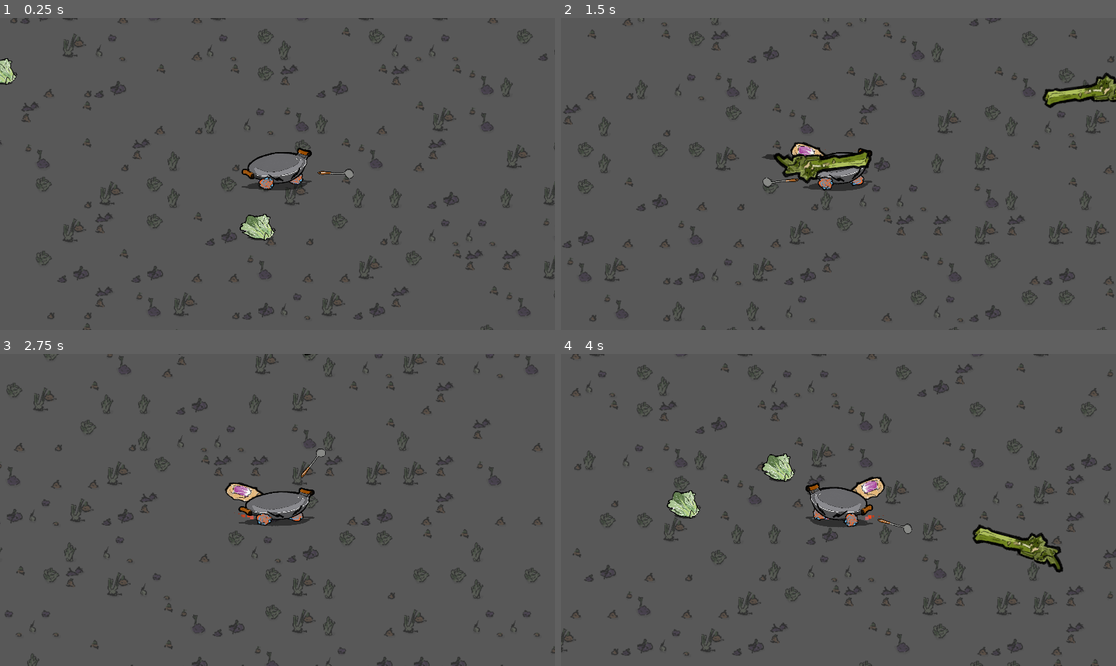
Above: before the commit, frames 1-4 (two rows, left to right).
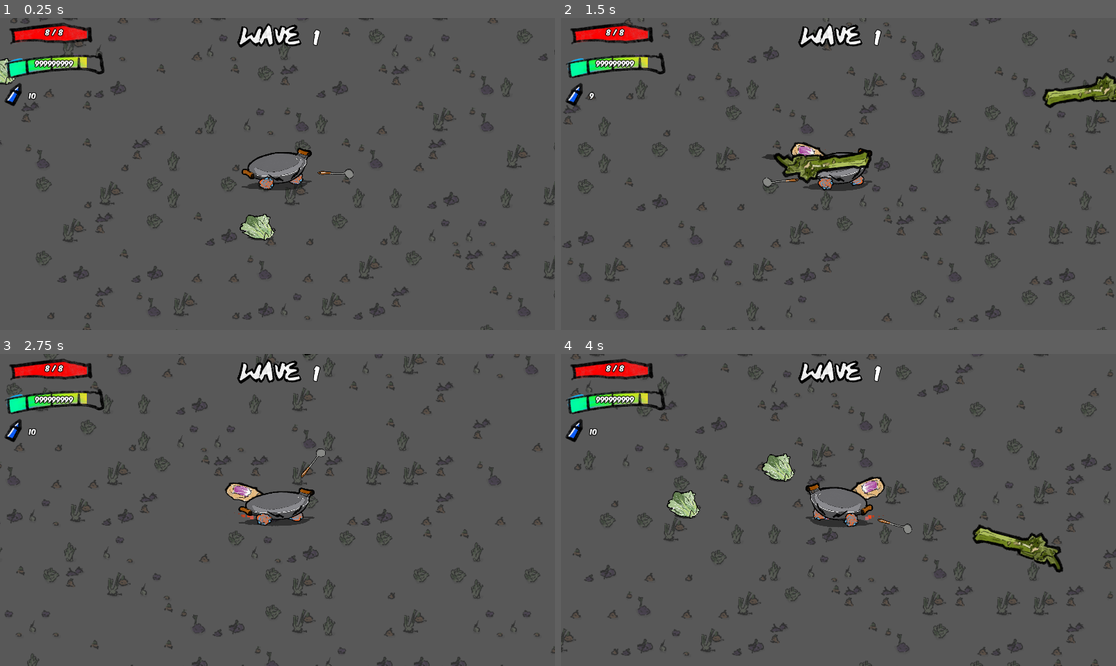
Above: after the commit, the same moments.

Repository: sdotyxz/playground_godot
Game: Godot game, scene res://main.tscn
The game is run twice, just before and just after one commit, with the same random seed, the same clock (stepped at 60 frames per second) and the same inputs. The engine's default icon, where the game draws it, is replaced by a stand-in: a white triangle on a blue panel in a dark square.
Inputs (mouse positions are in pixels of both pictures, inside the frame that each line leads up to):
- Up to frame 1 (0.25 s): no input
- Up to frame 2 (1.5 s): move the mouse to (960, 158) at 0.52 s; hold D (move_right) 0.53-1.28 s; hold R (Key_R) 0.53-1.28 s; click (960, 158) at 0.67 s; move the mouse to (727, 189) at 1.27 s; hold S (move_down) from 1.28 s (still down); tap R (Key_R) at 1.35 s; click (727, 189) at 1.42 s
- Up to frame 3 (2.75 s): move the mouse to (333, 441) at 2.02 s; release S (move_down) at 2.03 s; hold D (move_right) from 2.03 s (still down); hold R (Key_R) from 2.03 s (still down); click (333, 441) at 2.17 s
- Up to frame 4 (4 s): move the mouse to (810, 572) at 2.77 s; release D (move_right) at 2.78 s; release R (Key_R) at 2.78 s; hold W (move_up) 2.78-3.53 s; tap R (Key_R) at 2.85 s; click (810, 572) at 2.92 s; move the mouse to (1005, 556) at 3.52 s; hold A (move_left) from 3.53 s (still down); hold R (Key_R) from 3.53 s (still down); click (1005, 556) at 3.67 s

The runs differ from the first frame. In frame 1, 2.4% of the frame differs, in the area x 0-58%, y 1-29%; in frame 2, 2.4%; in frame 3, 2.4%; in frame 4, 2.4%.

Commit message:
hud, endless wave

Diff:
--- a/Game/entities/units/player/player.gd
+++ b/Game/entities/units/player/player.gd
@@ -20,8 +20,10 @@
 var VISIBLE_COLOR : Color = Color(1, 1, 1, 1)
 var INVISIBLE_COLOR : Color = Color(1, 1, 1, 0)
 
+#var cur_weapon : Weapon = null
+
 func _ready()->void :
-	add_weapon(default_weapon_data)
+	#cur_weapon = add_weapon(default_weapon_data)
 	super._ready()
 
 func get_remote_transform()->RemoteTransform2D:
@@ -53,12 +55,14 @@
 	elif animation_player_.current_animation == "move" and movement == Vector2.ZERO:
 		animation_player_.play("idle")
 
-func add_weapon(weapon:WeaponData)->void:
+func equip_weapon() -> Weapon :
+	return add_weapon(default_weapon_data)
+
+func add_weapon(weapon:WeaponData)-> Weapon:
 	var instance = weapon.scene.instantiate()
 	weapons_container_.add_child(instance)
 	instance.global_position = position
-	pass
-
+	return instance
 
 func _on_item_attract_area_area_entered(area):
 	var is_item = area is Item
--- a/Game/global/wave_manager.gd
+++ b/Game/global/wave_manager.gd
@@ -2,6 +2,7 @@
 extends Node
 
 signal group_spawn_timing_reached(group_id:String)
+signal wave_started(wave_index:int)
 
 @onready var wave_timer_ : Timer = $WaveTimer
 
@@ -14,27 +15,39 @@
 func init(difficulty:int):
 	current_difficulty_ = difficulty
 	current_wave_index_ = 0
-	var waves : Array = ConfigService.get_wave_configs(current_difficulty_)
-	if waves.size() > 0:
-		var current_wave = waves[current_wave_index_]
-		current_wave_id = current_wave.id
-		wave_timer_.start(current_wave.duration)
+	start_wave()
 
 func _physics_process(delta):
+	if wave_timer_.is_stopped():
+		return
+
 	var time_left = wave_timer_.time_left as int
 	if time_left != last_time_checked_ :
+		print("time_left ", time_left)
 		last_time_checked_ = time_left
 		var groups = ConfigService.get_group_configs(current_wave_id)
 		var cur_time = wave_timer_.wait_time - wave_timer_.time_left
 		for group in groups:
-			if group.timing > cur_time:
+			if group.timing >= cur_time:
 				if cur_time > next_spawn_time_:
+					print("group_spawn_timing_reached ", group.id)
 					emit_signal("group_spawn_timing_reached", group.id)
 					next_spawn_time_ = cur_time + group.interval
 				break
 
+func start_wave():
+	last_time_checked_ = 0
+	next_spawn_time_ = 0
+	var waves : Array = ConfigService.get_wave_configs(current_difficulty_)
+	if waves.size() > 0:
+		var wave_index = clampi(current_wave_index_, 0, waves.size() - 1)
+		var current_wave = waves[wave_index]
+		current_wave_id = current_wave.id
+		wave_timer_.start(current_wave.duration)
+		emit_signal("wave_started", current_wave_index_)
 
 func _on_wave_timer_timeout():
 	print("Current Wave End")
-	# Next Wave
+	current_wave_index_ += 1
+	start_wave()
 	pass # Replace with function body.
--- a/Game/main.gd
+++ b/Game/main.gd
@@ -7,6 +7,10 @@
 @onready var entities_container_ = $Enitties
 @onready var items_container_ = $Items
 @onready var wave_manager_ = $WaveManager as WaveManager
+
+#ui
+@onready var wave_label = $UI/MarginContainer/VBoxContainer/HBoxContainer/WaveLabel as Label
+@onready var ammo_label = $UI/MarginContainer/LifeContainer/HBoxContainer/AmmoLabel as Label
 
 const EDGE_SIZE = 96
 const MAP_WIDTH = 30
@@ -46,17 +50,14 @@
 	camera_.limit_bottom = max_pos.y + EDGE_SIZE
 	camera_.limit_top = min_pos.y - EDGE_SIZE * 2
 
-# Called every frame. 'delta' is the elapsed time since the previous frame.
-func _process(delta):
-	pass
-
-
 func _on_entity_spawner_player_spawned(player:Player):
 	player.get_remote_transform().remote_path = camera_.get_path()
 	player_ = player
 	player_.connect("player_gold_changed", on_player_gold_changed)
+	var weapon = player.equip_weapon()
+	weapon.connect("ammo_changed", on_player_ammo_changed)
+	weapon.reload()
 	pass # Replace with function body.
-
 
 func _on_wave_manager_group_spawn_timing_reached(group_id):
 	entity_spawner_.spawn_enemy_group(group_id)
@@ -80,3 +81,11 @@
 
 func on_player_gold_changed(new_value):
 	print("on_player_gold_changed : ", new_value)
+
+func _on_wave_manager_wave_started(wave_index):
+	var index : int = wave_index + 1
+	wave_label.text = "%d" % index
+	pass # Replace with function body.
+
+func on_player_ammo_changed(ammo):
+	ammo_label.text = "%d" % ammo
--- a/Game/main.tscn
+++ b/Game/main.tscn
@@ -10,6 +10,20 @@
 [ext_resource type="Script" path="res://my_tile_map_limits.gd" id="7_rhcda"]
 [ext_resource type="PackedScene" uid="uid://dao01kag4p3if" path="res://entities/units/enemies/enemy.tscn" id="8_8u1bm"]
 [ext_resource type="PackedScene" uid="uid://dgtn5rvxrewky" path="res://wave_manager.tscn" id="10_6c8k2"]
+[ext_resource type="Texture2D" uid="uid://82gtppf32b5h" path="res://ui/hud/hp_bar_cover.png" id="11_qvi0d"]
+[ext_resource type="Texture2D" uid="uid://d25wrqq16idrh" path="res://ui/hud/hp_bar_fill.png" id="12_craqw"]
+[ext_resource type="FontFile" uid="uid://djahgvhbiwjws" path="res://resources/fonts/komika_axis/KOMIKAX_.ttf" id="13_fhpti"]
+[ext_resource type="Texture2D" uid="uid://ru76f7igc031" path="res://ui/hud/overload_bar_cover.png" id="13_vwpih"]
+[ext_resource type="Texture2D" uid="uid://jln4rijmrron" path="res://ui/hud/overload_bar_fill.png" id="14_1oiyy"]
+[ext_resource type="Texture2D" uid="uid://b1js1c6dpad2l" path="res://ui/hud/bullet.png" id="16_sy2bd"]
+[ext_resource type="Texture2D" uid="uid://hy7s3f1r8xbt" path="res://ui/hud/wave.png" id="17_wl6vj"]
+
+[sub_resource type="Gradient" id="Gradient_2kgl5"]
+colors = PackedColorArray(0, 0, 0, 1, 1, 0.57971, 0.322434, 1)
+
+[sub_resource type="GradientTexture1D" id="GradientTexture1D_omkhf"]
+gradient = SubResource("Gradient_2kgl5")
+width = 1920
 
 [sub_resource type="TileSetAtlasSource" id="TileSetAtlasSource_5fnsd"]
 texture = ExtResource("1_3b4bx")
@@ -31,8 +45,31 @@
 tile_size = Vector2i(64, 64)
 sources/0 = SubResource("TileSetAtlasSource_5fnsd")
 
+[sub_resource type="LabelSettings" id="LabelSettings_kjgvo"]
+font = ExtResource("13_fhpti")
+font_size = 24
+outline_size = 10
+outline_color = Color(0, 0, 0, 1)
+
+[sub_resource type="LabelSettings" id="LabelSettings_1pqeu"]
+font = ExtResource("13_fhpti")
+font_size = 60
+outline_size = 10
+outline_color = Color(0, 0, 0, 1)
+
 [node name="Main" type="Node"]
 script = ExtResource("1_ug8yj")
+
+[node name="CanvasLayer" type="CanvasLayer" parent="."]
+layer = -10
+
+[node name="TextureRect" type="TextureRect" parent="CanvasLayer"]
+offset_left = 2020.0
+offset_top = -956.0
+offset_right = 4896.0
+offset_bottom = 1927.0
+rotation = 1.5708
+texture = SubResource("GradientTexture1D_omkhf")
 
 [node name="TileMap" type="TileMap" parent="."]
 tile_set = SubResource("TileSet_7p2ac")
@@ -75,6 +112,109 @@
 
 [node name="WaveManager" parent="." instance=ExtResource("10_6c8k2")]
 
+[node name="UI" type="CanvasLayer" parent="."]
+layer = 2
+
+[node name="MarginContainer" type="MarginContainer" parent="UI"]
+custom_minimum_size = Vector2(0, 300)
+anchors_preset = 10
+anchor_right = 1.0
+offset_bottom = 414.0
+grow_horizontal = 2
+
+[node name="LifeContainer" type="VBoxContainer" parent="UI/MarginContainer"]
+layout_mode = 2
+
+[node name="UILifeBar" type="TextureProgressBar" parent="UI/MarginContainer/LifeContainer"]
+layout_mode = 2
+size_flags_horizontal = 0
+value = 80.0
+stretch_margin_left = 125
+texture_over = ExtResource("11_qvi0d")
+texture_progress = ExtResource("12_craqw")
+
+[node name="MarginContainer" type="MarginContainer" parent="UI/MarginContainer/LifeContainer/UILifeBar"]
+layout_mode = 1
+anchors_preset = 15
+anchor_right = 1.0
+anchor_bottom = 1.0
+offset_top = -10.0
+offset_bottom = -10.0
+grow_horizontal = 2
+grow_vertical = 2
+
+[node name="LifeLabel" type="Label" parent="UI/MarginContainer/LifeContainer/UILifeBar/MarginContainer"]
+layout_mode = 2
+text = "8 / 8"
+label_settings = SubResource("LabelSettings_kjgvo")
+horizontal_alignment = 1
+vertical_alignment = 1
+uppercase = true
+
+[node name="GoldBar" type="TextureProgressBar" parent="UI/MarginContainer/LifeContainer"]
+layout_mode = 2
+size_flags_horizontal = 0
+value = 80.0
+texture_over = ExtResource("13_vwpih")
+texture_progress = ExtResource("14_1oiyy")
+
+[node name="MarginContainer" type="MarginContainer" parent="UI/MarginContainer/LifeContainer/GoldBar"]
+layout_mode = 1
+anchors_preset = 15
+anchor_right = 1.0
+anchor_bottom = 1.0
+offset_top = -10.0
+offset_bottom = -10.0
+grow_horizontal = 2
+grow_vertical = 2
+
+[node name="GoldLabel" type="Label" parent="UI/MarginContainer/LifeContainer/GoldBar/MarginContainer"]
+layout_mode = 2
+text = "999999999"
+label_settings = SubResource("LabelSettings_kjgvo")
+horizontal_alignment = 1
+vertical_alignment = 1
+uppercase = true
+
+[node name="HBoxContainer" type="HBoxContainer" parent="UI/MarginContainer/LifeContainer"]
+custom_minimum_size = Vector2(0, 100)
+layout_mode = 2
+size_flags_horizontal = 0
+
+[node name="TextureRect" type="TextureRect" parent="UI/MarginContainer/LifeContainer/HBoxContainer"]
+layout_mode = 2
+texture = ExtResource("16_sy2bd")
+
+[node name="AmmoLabel" type="Label" parent="UI/MarginContainer/LifeContainer/HBoxContainer"]
+layout_mode = 2
+text = "999
+"
+label_settings = SubResource("LabelSettings_kjgvo")
+horizontal_alignment = 1
+vertical_alignment = 1
+uppercase = true
+
+[node name="VBoxContainer" type="VBoxContainer" parent="UI/MarginContainer"]
+layout_mode = 2
+
+[node name="HBoxContainer" type="HBoxContainer" parent="UI/MarginContainer/VBoxContainer"]
+layout_mode = 2
+alignment = 1
+
+[node name="TextureRect" type="TextureRect" parent="UI/MarginContainer/VBoxContainer/HBoxContainer"]
+layout_mode = 2
+texture = ExtResource("17_wl6vj")
+
+[node name="WaveLabel" type="Label" parent="UI/MarginContainer/VBoxContainer/HBoxContainer"]
+layout_mode = 2
+text = "999
+"
+label_settings = SubResource("LabelSettings_1pqeu")
+horizontal_alignment = 1
+vertical_alignment = 1
+uppercase = true
+
 [connection signal="enemy_spawned" from="EntitySpawner" to="." method="_on_entity_spawner_enemy_spawned"]
 [connection signal="player_spawned" from="EntitySpawner" to="." method="_on_entity_spawner_player_spawned"]
 [connection signal="group_spawn_timing_reached" from="WaveManager" to="." method="_on_wave_manager_group_spawn_timing_reached"]
+[connection signal="wave_started" from="WaveManager" to="." method="_on_wave_manager_wave_started"]
--- a/Game/weapons/weapon.gd
+++ b/Game/weapons/weapon.gd
@@ -1,5 +1,7 @@
 class_name Weapon
 extends Node2D
+
+signal ammo_changed(ammo:int)
 
 @onready var shooting_behavior_ : WeaponShootingBehavior = $ShootingBehavior
 
@@ -12,7 +14,6 @@
 var AmmoClear = 0
 
 @export var overloadState = 1#能力类型
-
 
 func _ready():
 	shooting_behavior_.init(self)
@@ -30,15 +31,17 @@
 				print("noAmmo")
 			elif Ammo > 0 :
 				shoot()
-				Ammo -= everyshootreduceAmmo
 
 func shoot():
 	print("shoot")
 	shooting_behavior_.shoot(150)
+	Ammo -= everyshootreduceAmmo
+	emit_signal("ammo_changed", Ammo)
 	pass
 
 func reload():
 	Ammo = bagAmmo #把包裏面的子彈裝入彈夾
+	emit_signal("ammo_changed", Ammo)
 
 	if overloadState == 1:#给单发子弹角色，效果是子弹变大
 		var overload1 = 9
@@ -71,9 +74,6 @@
 
 	#bagAmmo = AmmoClear#清空彈夾不成功，使用這個語句后，換彈沒有子彈
 
-
-
-
 func pickup():
 	print("pickup")
 	bagAmmo += pickupAmmo
Not shown: 1 places in Game/main.tscn that only renumber resources
Binary file added: Game/resources/fonts/cheri/CHERI___.TTF
Not shown, added: Game/resources/fonts/cheri/CHERI___.TTF.import
Binary file added: Game/resources/fonts/cheri/CHERL___.TTF
Not shown, added: Game/resources/fonts/cheri/CHERL___.TTF.import
Binary file added: Game/resources/fonts/komika_axis/KOMIKAX_.ttf
Not shown, added: Game/resources/fonts/komika_axis/KOMIKAX_.ttf.import
Not shown, added: Game/resources/fonts/komika_axis/Komika.txt
Binary file added: Game/resources/fonts/peach_cake/Peach Cake.otf
Not shown, added: Game/resources/fonts/peach_cake/Peach Cake.otf.import
Binary file added: Game/ui/hud/bullet.png
Not shown, added: Game/ui/hud/bullet.png.import
(and 27 more such lines)
